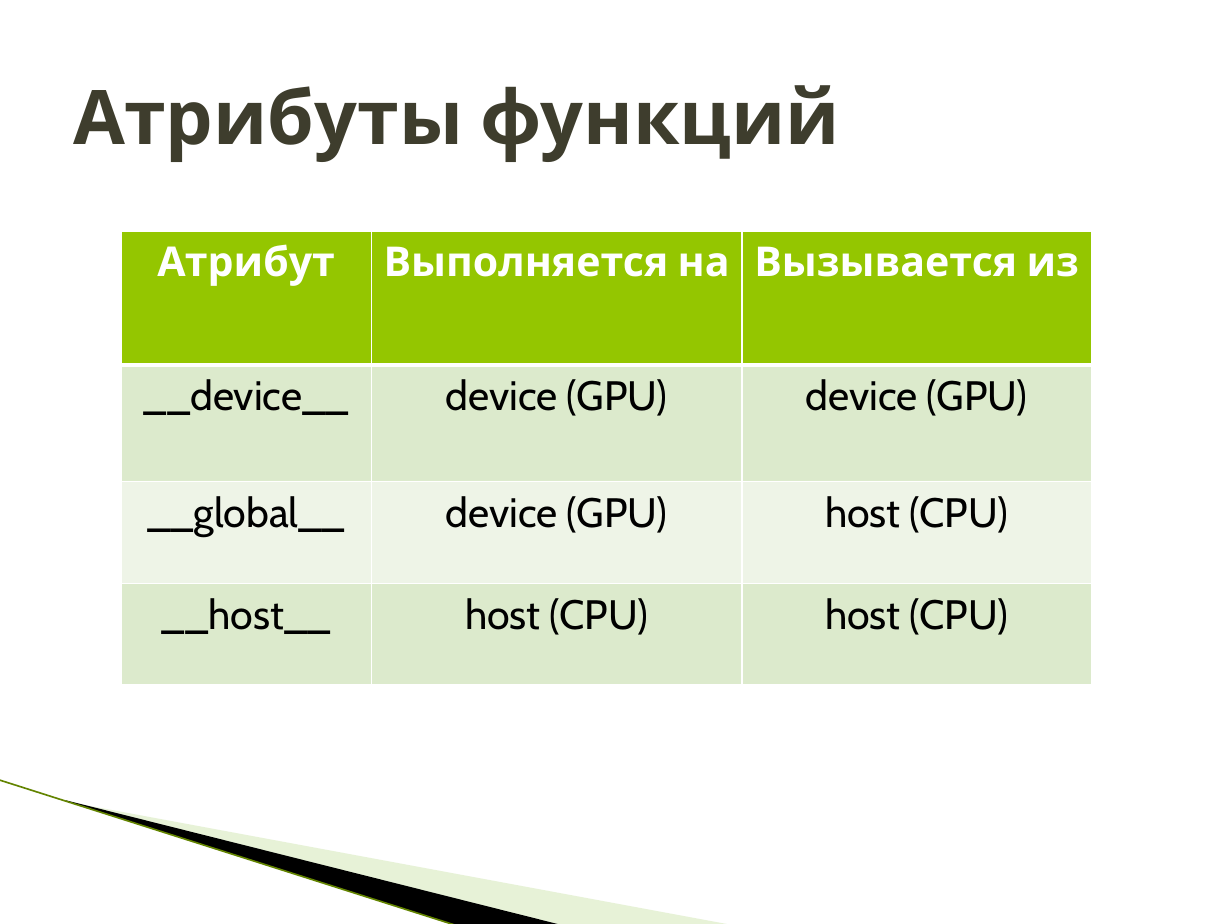
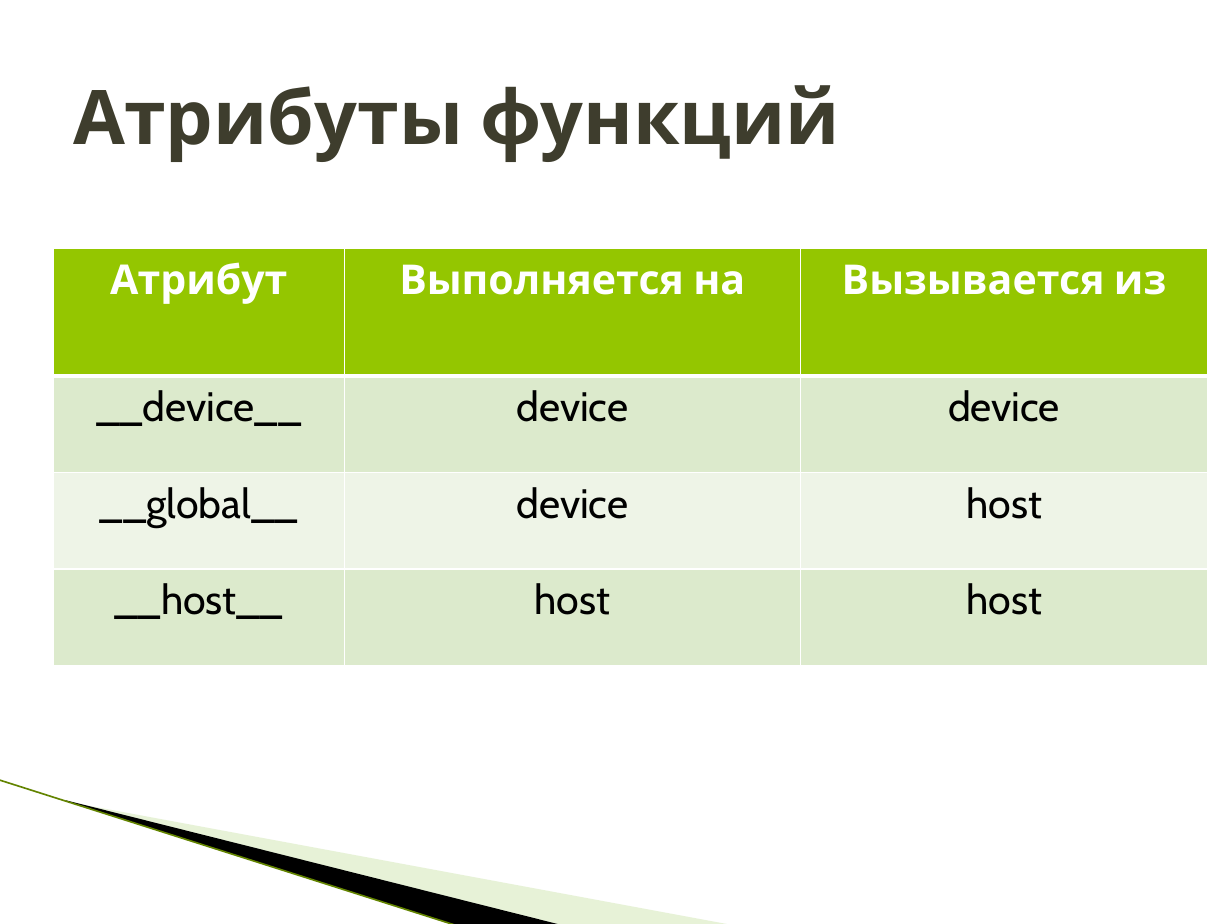
Before and after one commit to HPC-lab-ITIS/CUDA, a slide deck: slide 20 of materials/lec_1/lec_1.pptx. Drawn at 1232x924 pixels with LibreOffice and Linux fonts; fonts in the diff are those of the drawing; background and template pictures are left out. Boxes give left, top, right and bottom in pixels: in the first picture for what was removed or moved away, otherwise in the second. Text is boxed around its words. In the diff, an @@ line names an element or a change of style, - is before the commit and + after.

```diff
--- a/materials/lec_1/lec_1.pptx
+++ b/materials/lec_1/lec_1.pptx
@@ table at [53,249,1207,667] @@
-row 2, column 2: device (GPU)
+row 2, column 2: device
-row 2, column 3: device (GPU)
+row 2, column 3: device
-row 3, column 2: device (GPU)
+row 3, column 2: device
-row 3, column 3: host (CPU)
+row 3, column 3: host
-row 4, column 2: host (CPU)
+row 4, column 2: host
-row 4, column 3: host (CPU)
+row 4, column 3: host
@@ table: place and size @@
-table at [121,232,1090,686]
+table at [53,249,1207,667]
```
Also in this commit, not shown: 21 other slides changed, 9 slides added, 17 slides removed, 6 other files.
